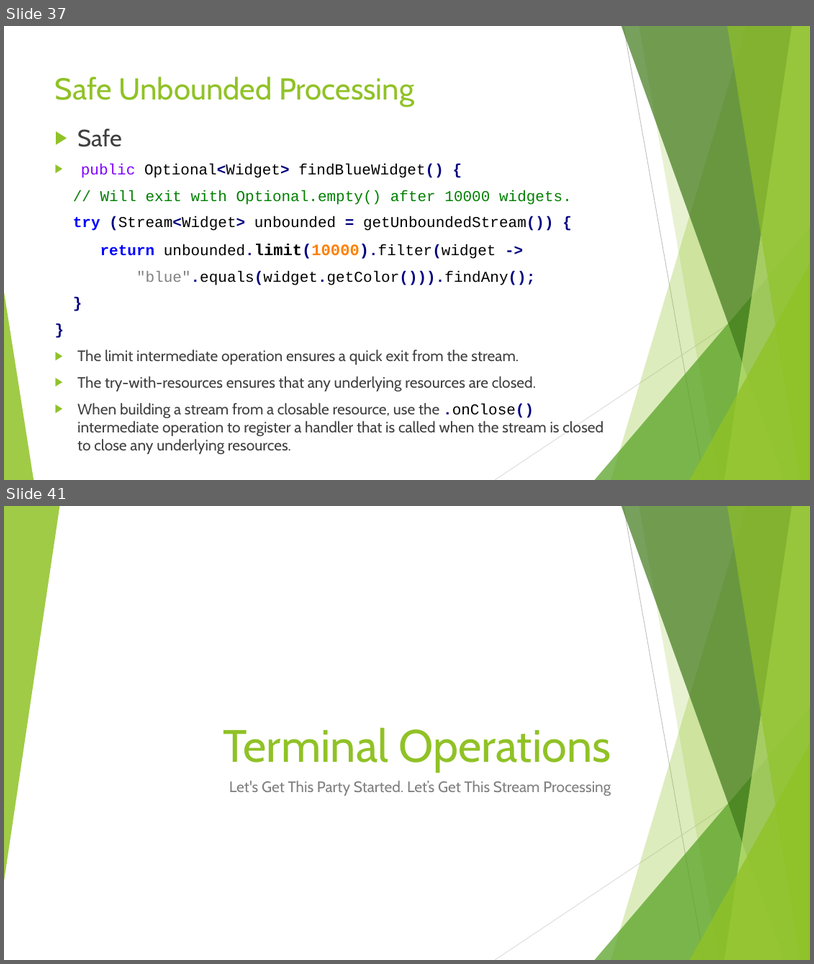
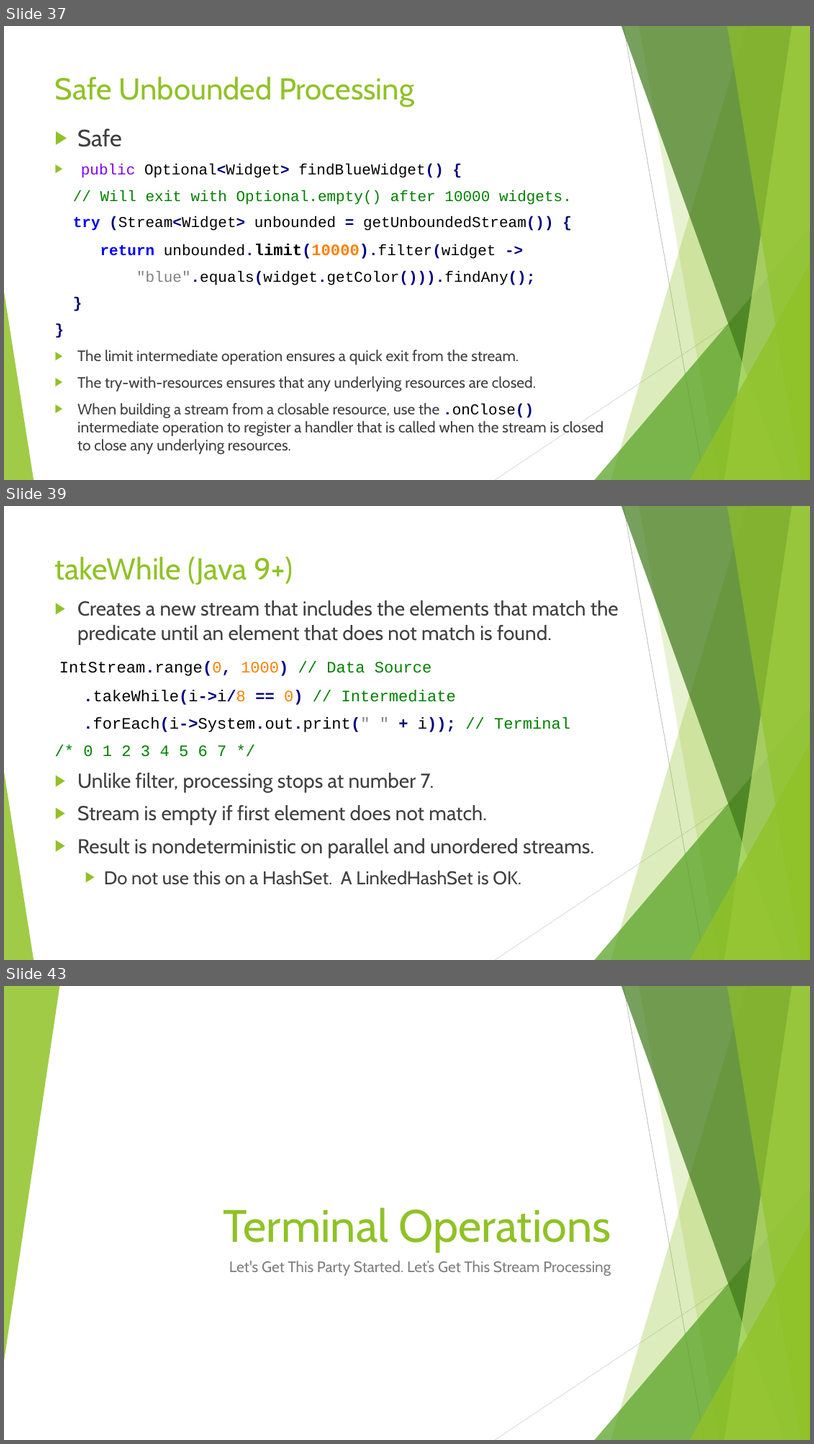
Before and after one commit to RichardRoda/2017-CodePaLOUsa-Lambda, a slide deck: Learning to Love the Lambda in the Stream.pptx. Shown one above the other, each under a label of ours: slides 37 and 41 before the commit, slides 37, 39 and 43 after it; the slides between them are not shown. The pictures are 814x964 and 814x1444 pixels, drawn with LibreOffice and Linux fonts; fonts in the diff are those of the drawing. Boxes give left, top, right and bottom in pixels: in the first picture for what was removed or moved away, otherwise in the second. Text is boxed around its words. In the diff, an @@ line names an element or a change of style, - is before the commit and + after.

Commit message:
Get slides up to date with Java 18 (suggested by Grant C.).  Make some examples more concrete so that it is more apparent how lambdas can help in day to day code (suggested by Babu P).

```diff
--- a/Learning to Love the Lambda in the Stream.pptx
+++ b/Learning to Love the Lambda in the Stream.pptx
@@ slide 39 added at bbox=[4, 506, 810, 960], background #FFFFFF; not listed: 10 template elements that a slide beside it also shows @@
@@ title added at bbox=[55, 556, 293, 585], 36 pt, text #90C226 @@
+takeWhile (Java 9+)
@@ text added at bbox=[59, 600, 619, 885], 24 pt, text #404040 @@
+▶ Creates a new stream that includes the elements that match the predicate until an element that does not match is found.
+IntStream.range(0, 1000) // Data Source
+.takeWhile(i->i/8 == 0) // Intermediate
+.forEach(i->System.out.print(" " + i)); // Terminal
+/* 0 1 2 3 4 5 6 7 */
+▶ Unlike filter, processing stops at number 7.
+▶ Stream is empty if first element does not match.
+▶ Result is nondeterministic on parallel and unordered streams.
+  ▶ Do not use this on a HashSet. A LinkedHashSet is OK.
@@ what was slide 41 is now slide 43 @@
```
Also in this commit, not shown: 10 slides changed, 2 other slides added, 1 other file.
